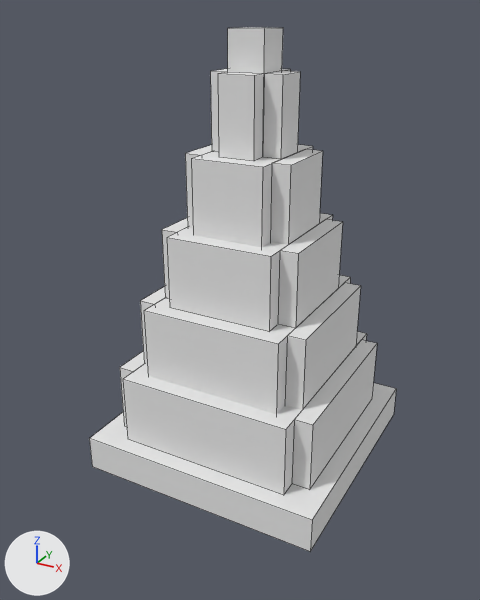
An edit to the OBJ model src/main/resources/assets/mtsofficialpack/objmodels/decors/trafficcone.obj, drawn before and after from the same camera.
One viewpoint serves both versions: a 50 mm camera at (0.506, -0.969, 0.778) aimed at (-0.007, -0.036, 0.311). Arrows for +X, +Y and +Z are at lower left; the lights stay in place. Mesh edges are drawn as thin lines. Where no turn or scale is listed for an object, it has been applied to the vertices. Vertices at the same position are counted once.

Before the edit, the objects in view are built like this:
```python
me_cone_1e = bpy.data.meshes.new('cone_1E')
me_cone_1e.from_pydata(...)  # 132 vertices, 79 faces; spans x -0.219..0.219, y -0.219..0.219, z 0.0..0.75
me_cone_1e.materials.append(mat_0)  # white #e7e7e7
ob_cone_1e = bpy.data.objects.new('cone_1E', me_cone_1e)
ob_cone_1e.location = (0.0, 0.0, 0.0)
```
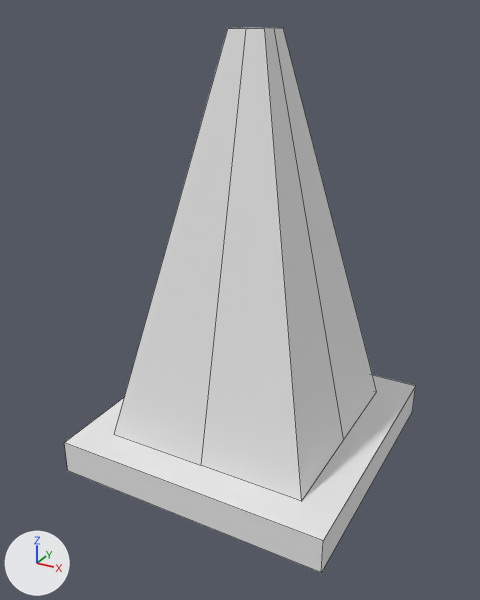
What differs and where, as boxes (x1, y1, x2, y2) in the pictures (480 x 600 px):
'cone_1E', reshaped (15% wider)
    before: (89, 27, 396, 551)
    after: (64, 27, 416, 572)
part 1 of me_cone_1e, added
    after: (64, 375, 416, 572)
part 2 of me_cone_1e, deleted
    before: (120, 145, 377, 495)
part 3 of me_cone_1e, cut back
    before: (89, 27, 396, 551)
    after: (114, 27, 377, 501)

The change, as a diff of the scene's bpy script:
```diff
--- a/src/main/resources/assets/mtsofficialpack/objmodels/decors/trafficcone.obj.py
+++ b/src/main/resources/assets/mtsofficialpack/objmodels/decors/trafficcone.obj.py
@@ me_cone_1e @@
 # used by ob_cone_1e; location = (0.0, 0.0, 0.0)
-me_cone_1e.from_pydata(...)  # 132 vertices, 79 faces; spans x -0.219..0.219, y -0.219..0.219, z 0.0..0.75
+me_cone_1e.from_pydata(...)  # 26 vertices, 22 faces; spans x -0.25..0.25, y -0.25..0.25, z 0.0..0.75
+# me_cone_1e part 1: a new loose piece, a box spanning x -0.25..0.25, y -0.25..0.25, z 0.0..0.063, in mat_0 (white #e7e7e7)
+# me_cone_1e part 2: 12 loose pieces with 96 vertices, spanning x -0.188..0.188, y -0.188..0.188, z 0.062..0.562, are deleted
+# me_cone_1e part 3
+# 32 vertices are removed from x -0.219..0.219, y -0.219..0.219, z 0.0..0.688
+# 27 faces are deleted
+# 14 vertices are added at x -0.188..0.188, y -0.188..0.188, z 0.062..0.75
+# 16 new faces join them
 me_cone_1e.materials.append(mat_0)
```
